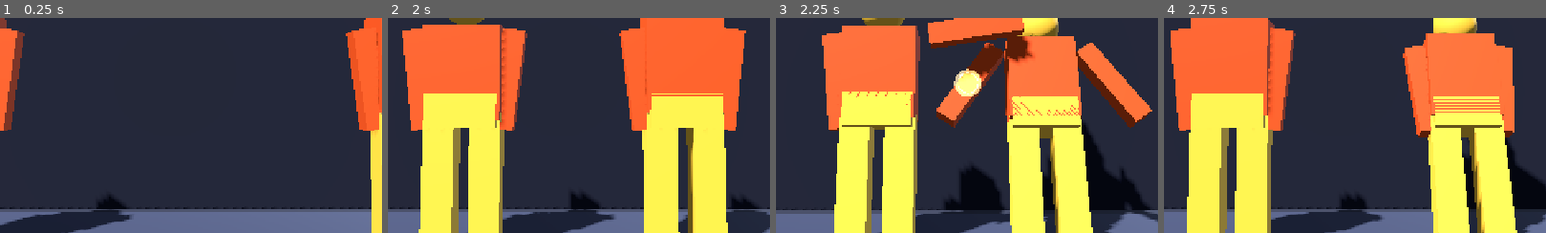
Above: before the commit, frames 1-4 (left to right).
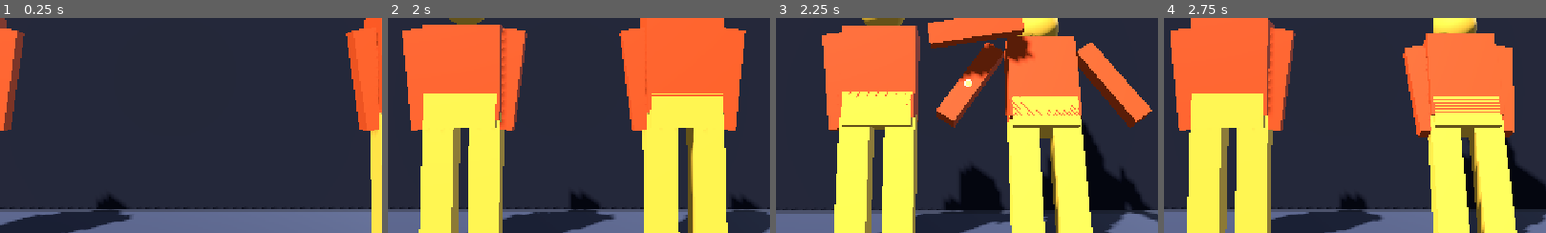
Above: after the commit, the same moments.

Repository: muji-wyh/FootisesGame3
Game: Godot game, scene res://scenes/match/Training.tscn
The game is run twice, just before and just after one commit, with the same random seed, the same clock (stepped at 60 frames per second) and the same inputs. This scene is started directly instead of the project's main scene. Sound files missing from this copy of the repository are replaced by a short silence.
Inputs (mouse positions are % of the whole screen's width and height, from its top left):
- Up to frame 1 (0.25 s): no input
- Up to frame 2 (2 s): move the mouse to (72, 45) at 0.52 s; hold D 0.53-1.25 s; tap U (p1_lp) at 0.6 s; click (72, 45) at 0.67 s; drag from (30, 55) to (45, 70) at 1.27 s
- Up to frame 3 (2.25 s): move the mouse to (60, 28) at 2.02 s; hold D from 2.03 s (still down); tap I at 2.1 s
- Up to frame 4 (2.75 s): keep holding D
The pictures show only the part of the screen within x 26-76%, y 40-90%; the shares and areas given below are measured in that part.

Frames 1-2 are identical in both runs. In frame 3, 0.7% of the frame differs, in the area x 46-54%, y 23-37%; in frame 4, nothing differs.

Commit message:
Polish hit and green rush feel
Shrink and synchronize hit sparks, improve green rush input leniency and acceleration, prevent back/repeat green-rush cancellation, and update tests/docs.

Co-authored-by: Copilot <223556219+Copilot@users.noreply.github.com>

Diff:
--- a/scripts/fighter/AnimatedFighterRig.gd
+++ b/scripts/fighter/AnimatedFighterRig.gd
@@ -234,6 +234,8 @@
 	_player.play(full, blend, speed)
 	if restarting_same:
 		_player.seek(0.0, true)
+	if _player.is_inside_tree():
+		_player.advance(0.0)
 	_cur_clip = clip
 
 func _length(clip: String) -> float:
--- a/scripts/fighter/Fighter.gd
+++ b/scripts/fighter/Fighter.gd
@@ -38,9 +38,13 @@
 const WAKEUP_TICKS := 34            # get-up duration (invulnerable) before returning to idle
 const CANCEL_BUFFER := 6            # advancing ticks a buffered attack press stays cancel-eligible
 const DRC_INPUT_BUFFER := 18        # real ticks a two-punch DRC input can wait after contact/hitstop
+const GREEN_RUSH_CHORD_BUFFER := 5  # ticks to complete a slightly staggered two-punch input
 const DRIVE_RUSH_SPEED := 11.5      # forward speed while in a Drive Rush
+const DRIVE_RUSH_START_SPEED := 0.55 # initial crawl before the rush fully engages
+const DRIVE_RUSH_STARTUP_TICKS := 3 # startup frames before normals can be cancelled from rush
+const DRIVE_RUSH_ACCEL_TICKS := 18  # acceleration frames from startup speed to full speed
 const DRIVE_RUSH_ATTACK_SPEED := 6.5 # carried momentum for the first normal out of Drive Rush
-const DRIVE_RUSH_DURATION := 24     # ticks a Drive Rush advances before returning to neutral
+const DRIVE_RUSH_DURATION := 36     # ticks a Drive Rush advances before returning to neutral
 const DRIVE_RUSH_HITSTUN_BONUS := 5 # +hitstun/blockstun on the first normal out of a Drive Rush
 const RAW_DRIVE_RUSH_COST := 1000    # Drive spent by a neutral two-punch green rush (1 bar)
 const DRC_COST := 3000              # Drive spent by a Drive Rush Cancel (3 bars of 1000)
@@ -219,6 +223,18 @@
 func _is_drc_input(inp: InputFrame) -> bool:
 	return (inp.pressed & DRC_PUNCH_MASK) != 0 and _bit_count(inp.held & DRC_PUNCH_MASK) >= 2
 
+func _recent_punch_count(window: int) -> int:
+	var count := 0
+	for button in [GameConst.Btn.LP, GameConst.Btn.MP, GameConst.Btn.HP]:
+		if input_buffer.pressed_within(button, window):
+			count += 1
+	return count
+
+func _is_green_rush_chord(inp: InputFrame) -> bool:
+	if _is_drc_input(inp):
+		return true
+	return _bit_count(inp.held & DRC_PUNCH_MASK) >= 2 and _recent_punch_count(GREEN_RUSH_CHORD_BUFFER) >= 2
+
 func _consume_drc_input() -> bool:
 	if _drc_input_buffer > 0 and _drc_input_buffer_age <= DRC_INPUT_BUFFER:
 		_clear_drc_input_buffer()
@@ -243,7 +259,7 @@
 # --- neutral / movement ----------------------------------------------------
 
 func _step_neutral(inp: InputFrame) -> void:
-	if _is_drc_input(inp) and spend_drive(RAW_DRIVE_RUSH_COST):
+	if _is_green_rush_chord(inp) and spend_drive(RAW_DRIVE_RUSH_COST):
 		_start_drive_rush()
 		return
 	# A pressed move (special/super/normal) takes priority over a dash on the same tick,
@@ -321,14 +337,35 @@
 	current_move = null
 	move_hits_done = 0
 	move_hit_cooldown = 0
-	velocity.x = facing * DRIVE_RUSH_SPEED
+	_cancel_btn = 0
+	_cancel_age = 999
+	velocity.x = 0.0
+
+func _drive_rush_speed() -> float:
+	if state_frame <= DRIVE_RUSH_STARTUP_TICKS:
+		return DRIVE_RUSH_START_SPEED
+	var t := clampf(float(state_frame - DRIVE_RUSH_STARTUP_TICKS) / float(DRIVE_RUSH_ACCEL_TICKS), 0.0, 1.0)
+	return lerpf(DRIVE_RUSH_START_SPEED, DRIVE_RUSH_SPEED, t)
 
 func _step_drive_rush(inp: InputFrame) -> void:
-	var move := _select_move(inp)
-	if move != null and move.stance != GameConst.Stance.AIR:
-		_start_move(move)   # _start_move arms the Drive Rush bonus for normals out of DRIVE_RUSH
-		return
-	velocity.x = facing * DRIVE_RUSH_SPEED
+	if inp.dir_x * facing < 0:
+		_cancel_btn = 0
+		_cancel_age = 999
+		velocity.x = facing * _drive_rush_speed()
+		return
+	if _is_green_rush_chord(inp):
+		_cancel_btn = 0
+		_cancel_age = 999
+		velocity.x = facing * _drive_rush_speed()
+		return
+	if state_frame > DRIVE_RUSH_STARTUP_TICKS:
+		var move := _select_move(inp)
+		if move == null:
+			move = _buffered_move(inp)
+		if move != null and move.stance != GameConst.Stance.AIR:
+			_start_move(move)   # _start_move arms the Drive Rush bonus for normals out of DRIVE_RUSH
+			return
+	velocity.x = facing * _drive_rush_speed()
 	if state_frame >= DRIVE_RUSH_DURATION:
 		velocity.x = 0
 		drive_rush_pending = false
@@ -430,6 +467,10 @@
 	var m := current_move
 	if m == null:
 		_goto(State.IDLE)
+		return
+	if m.kind == GameConst.MoveKind.NORMAL and move_hits_done == 0 and state_frame <= GREEN_RUSH_CHORD_BUFFER \
+			and _is_green_rush_chord(_inp) and spend_drive(RAW_DRIVE_RUSH_COST):
+		_start_drive_rush()
 		return
 	if move_hit_cooldown > 0:
 		move_hit_cooldown -= 1
--- a/scripts/match/HitSpark.gd
+++ b/scripts/match/HitSpark.gd
@@ -6,7 +6,15 @@
 ## heavy and counter hits. Purely cosmetic - it reads Fighter state via the spawner and
 ## frees itself, so it never touches the deterministic combat sim.
 
-const LIFE := 0.18   # seconds
+const LIFE := 0.16   # seconds
+const CORE_RADIUS := 0.11
+const CORE_HEIGHT := 0.22
+const RING_INNER_RADIUS := 0.12
+const RING_OUTER_RADIUS := 0.18
+const CORE_SCALE_START := 0.25
+const CORE_SCALE_END := 1.10
+const RING_SCALE_START := 0.45
+const RING_SCALE_END := 1.70
 
 var _t: float = 0.0
 var _scale: float = 1.0
@@ -19,8 +27,8 @@
 
 	var core := MeshInstance3D.new()
 	var sphere := SphereMesh.new()
-	sphere.radius = 0.16
-	sphere.height = 0.32
+	sphere.radius = CORE_RADIUS
+	sphere.height = CORE_HEIGHT
 	sphere.radial_segments = 8
 	sphere.rings = 4
 	core.mesh = sphere
@@ -30,8 +38,8 @@
 
 	_ring = MeshInstance3D.new()
 	var torus := TorusMesh.new()
-	torus.inner_radius = 0.18
-	torus.outer_radius = 0.26
+	torus.inner_radius = RING_INNER_RADIUS
+	torus.outer_radius = RING_OUTER_RADIUS
 	_ring.mesh = torus
 	_ring.rotation_degrees = Vector3(90, 0, 0)   # face the side-view camera
 	_ring_mat = _flash_material(color.lerp(Color.WHITE, 0.3), 3.0)
@@ -43,12 +51,12 @@
 	var p: float = clampf(_t / LIFE, 0.0, 1.0)
 	var fade: float = 1.0 - p
 	# Core pops out fast then fades.
-	var s: float = _scale * lerpf(0.35, 1.5, p)
+	var s: float = _scale * lerpf(CORE_SCALE_START, CORE_SCALE_END, p)
 	scale = Vector3(s, s, s)
 	_core_mat.albedo_color.a = fade
 	_core_mat.emission_energy_multiplier = 5.0 * fade
 	# Ring expands faster as a shockwave.
-	var rs: float = lerpf(0.6, 2.4, p)
+	var rs: float = lerpf(RING_SCALE_START, RING_SCALE_END, p)
 	_ring.scale = Vector3(rs, rs, rs)
 	_ring_mat.albedo_color.a = fade * 0.8
 	if _t >= LIFE:
--- a/scripts/match/MatchScene.gd
+++ b/scripts/match/MatchScene.gd
@@ -122,6 +122,10 @@
 ## camera, scaling intensity, colour and height by strength / counter / where it landed.
 func _on_struck(victim: Fighter, blocked: bool) -> void:
 	var atk: Fighter = victim.opponent
+	# Start the hit/block pose before spawning the spark so impact visuals line up.
+	victim.update_visual()
+	if atk != null and is_instance_valid(atk):
+		atk.update_visual()
 	var cx: float = victim.position.x
 	if atk != null and is_instance_valid(atk):
 		cx = (victim.position.x + atk.position.x) * 0.5
@@ -139,19 +143,19 @@
 
 func _spark_params(victim: Fighter, blocked: bool) -> Dictionary:
 	if blocked:
-		return {"color": Color(0.6, 0.8, 1.0), "scale": 0.6, "shake": 0.03, "frames": 5, "y": 1.0}
+		return {"color": Color(0.6, 0.8, 1.0), "scale": 0.42, "shake": 0.03, "frames": 5, "y": 1.0}
 	var y := _hit_y(victim)
 	match victim.last_counter:
 		GameConst.Counter.PUNISH:
-			return {"color": Color(1.0, 0.35, 0.9), "scale": 1.7, "shake": 0.22, "frames": 12, "y": y}
+			return {"color": Color(1.0, 0.35, 0.9), "scale": 1.15, "shake": 0.22, "frames": 12, "y": y}
 		GameConst.Counter.COUNTER:
-			return {"color": Color(0.45, 0.9, 1.0), "scale": 1.35, "shake": 0.15, "frames": 10, "y": y}
+			return {"color": Color(0.45, 0.9, 1.0), "scale": 0.95, "shake": 0.15, "frames": 10, "y": y}
 	match victim.hit_strength:
 		2:
-			return {"color": Color(1.0, 0.5, 0.2), "scale": 1.3, "shake": 0.12, "frames": 9, "y": y}
+			return {"color": Color(1.0, 0.5, 0.2), "scale": 0.9, "shake": 0.12, "frames": 9, "y": y}
 		1:
-			return {"color": Color(1.0, 0.8, 0.35), "scale": 1.0, "shake": 0.07, "frames": 7, "y": y}
-	return {"color": Color(1.0, 0.95, 0.7), "scale": 0.75, "shake": 0.04, "frames": 6, "y": y}
+			return {"color": Color(1.0, 0.8, 0.35), "scale": 0.68, "shake": 0.07, "frames": 7, "y": y}
+	return {"color": Color(1.0, 0.95, 0.7), "scale": 0.52, "shake": 0.04, "frames": 6, "y": y}
 
 func _hit_y(victim: Fighter) -> float:
 	match victim.hit_height:
--- a/tools/run_tests.gd
+++ b/tools/run_tests.gd
@@ -11,6 +11,11 @@
 	var frame := InputFrame.new()
 	func poll(_s: Object, _o: Object) -> InputFrame:
 		return frame.duplicate_frame()
+
+class SpyRig extends Node:
+	var pose_count := 0
+	func pose(_fighter: Object) -> void:
+		pose_count += 1
 
 var _passed := 0
 var _failed := 0
@@ -995,7 +1000,26 @@
 	root.add_child(spark)
 	spark.setup(Color(1.0, 0.5, 0.2), 1.3)
 	_check("hit spark built core + ring", spark.get_child_count() == 2)
+	var core := spark.get_child(0) as MeshInstance3D
+	var ring := spark.get_child(1) as MeshInstance3D
+	_check("hit spark core is compact", core != null and core.mesh is SphereMesh and (core.mesh as SphereMesh).radius <= 0.12)
+	_check("hit spark ring is compact", ring != null and ring.mesh is TorusMesh and (ring.mesh as TorusMesh).outer_radius <= 0.19)
 	spark.free()
+	var scene := MatchScene.new()
+	var victim := Fighter.new()
+	var attacker := Fighter.new()
+	var rig := SpyRig.new()
+	victim.add_child(rig)
+	victim.rig = rig
+	victim.opponent = attacker
+	attacker.opponent = victim
+	victim.hit_strength = 1
+	victim.hit_height = GameConst.HitHeight.MID
+	scene.camera = FightCamera.new()
+	scene.add_child(scene.camera)
+	scene._on_struck(victim, false)
+	_check("hit visual updates before spark spawn", rig.pose_count == 1 and scene.get_child_count() >= 2)
+	scene.free()
 
 func _test_slowmo_director() -> void:
 	print("[slow-mo director]")
@@ -1090,6 +1114,40 @@
 		_check("two-punch neutral input starts green rush", r.state == Fighter.State.DRIVE_RUSH)
 		_check("raw green rush spends Drive", r.drive < d_before)
 		raw["arena"].queue_free()
+	var stagger := _build()
+	var sr: Fighter = stagger["f1"]
+	var sd: int = sr.drive
+	_step(stagger, _mk(0, 0, GameConst.Btn.LP, GameConst.Btn.LP), _neutral(), 1)
+	_step(stagger, _mk(0, 0, GameConst.Btn.MP, GameConst.Btn.LP | GameConst.Btn.MP), _neutral(), 1)
+	_check("slightly staggered two-punch input starts green rush", sr.state == Fighter.State.DRIVE_RUSH)
+	_check("staggered green rush spends Drive", sr.drive < sd)
+	stagger["arena"].queue_free()
+	var accel := _build()
+	var gr: Fighter = accel["f1"]
+	_step(accel, _mk(0, 0, GameConst.Btn.LP | GameConst.Btn.MP), _neutral(), 1)
+	var start_speed := absf(gr.velocity.x)
+	_step(accel, _neutral(), _neutral(), 1)
+	var startup_speed := absf(gr.velocity.x)
+	_step(accel, _neutral(), _neutral(), Fighter.DRIVE_RUSH_STARTUP_TICKS + 6)
+	var mid_speed := absf(gr.velocity.x)
+	_step(accel, _neutral(), _neutral(), Fighter.DRIVE_RUSH_ACCEL_TICKS)
+	var full_speed := absf(gr.velocity.x)
+	_check("green rush starts below full speed", start_speed < 0.1 and startup_speed < Fighter.DRIVE_RUSH_SPEED * 0.12)
+	_check("green rush accelerates gradually", mid_speed > startup_speed and mid_speed < Fighter.DRIVE_RUSH_SPEED * 0.65)
+	_check("green rush accelerates to full speed", full_speed > startup_speed + 5.0 and full_speed >= Fighter.DRIVE_RUSH_SPEED * 0.95)
+	accel["arena"].queue_free()
+	var cancel := _build()
+	var cr: Fighter = cancel["f1"]
+	_step(cancel, _mk(0, 0, GameConst.Btn.LP | GameConst.Btn.MP), _neutral(), 1)
+	_step(cancel, _neutral(), _neutral(), Fighter.DRIVE_RUSH_STARTUP_TICKS + Fighter.DRIVE_RUSH_ACCEL_TICKS)
+	var rush_speed_before_brake := absf(cr.velocity.x)
+	_step(cancel, _mk(-cr.facing, 0), _neutral(), 1)
+	var speed_after_back := absf(cr.velocity.x)
+	var drive_before_reinput: int = cr.drive
+	_step(cancel, _mk(0, 0, GameConst.Btn.LP | GameConst.Btn.MP), _neutral(), 1)
+	_check("back input cannot cancel green rush", cr.state == Fighter.State.DRIVE_RUSH and speed_after_back > rush_speed_before_brake * 0.8)
+	_check("green rush input is ignored while already rushing", cr.drive > drive_before_reinput - Fighter.RAW_DRIVE_RUSH_COST)
+	cancel["arena"].queue_free()
 	# Forward double-tap is still a normal dash, not a raw Drive Rush.
 	var ctx := _build()
 	var f1: Fighter = ctx["f1"]
@@ -1434,10 +1492,12 @@
 			entered_drc = true
 			break
 	_check("entered Drive Rush from DRC", entered_drc)
-	# Cancel the rush into a standing normal: it must slide forward (carry momentum).
-	ctx["c1"].frame = _mk(0, 0, GameConst.Btn.MP)
-	ctx["c2"].frame = _neutral()
-	ctx["arena"].step(DELTA)
+	# Cancel the rush into a standing normal: pressing during startup buffers and then slides forward.
+	_step(ctx, _mk(0, 0, GameConst.Btn.MP), _neutral(), 1)
+	for i in range(Fighter.DRIVE_RUSH_STARTUP_TICKS + 2):
+		if f1.state == Fighter.State.ATTACK:
+			break
+		_step(ctx, _neutral(), _neutral(), 1)
 	_check("Drive Rush normal started", f1.state == Fighter.State.ATTACK)
 	_check("Drive Rush normal carries forward momentum", f1.velocity.x > 1.0)
 	ctx["arena"].queue_free()
Not shown, changed: README.md
